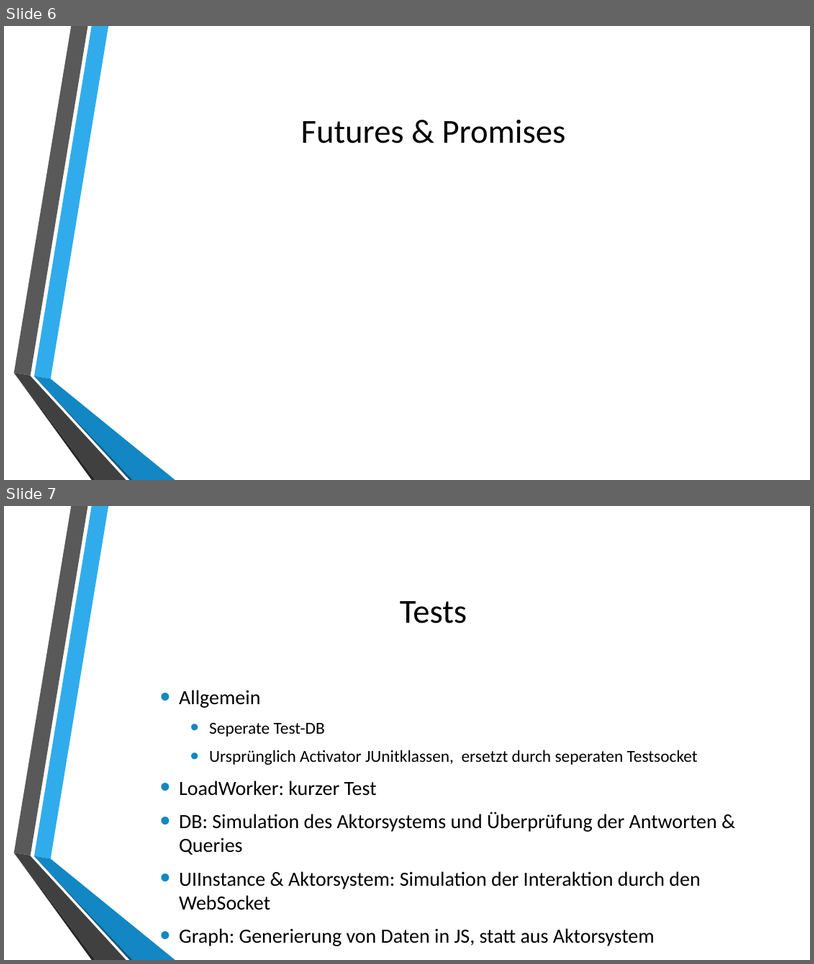
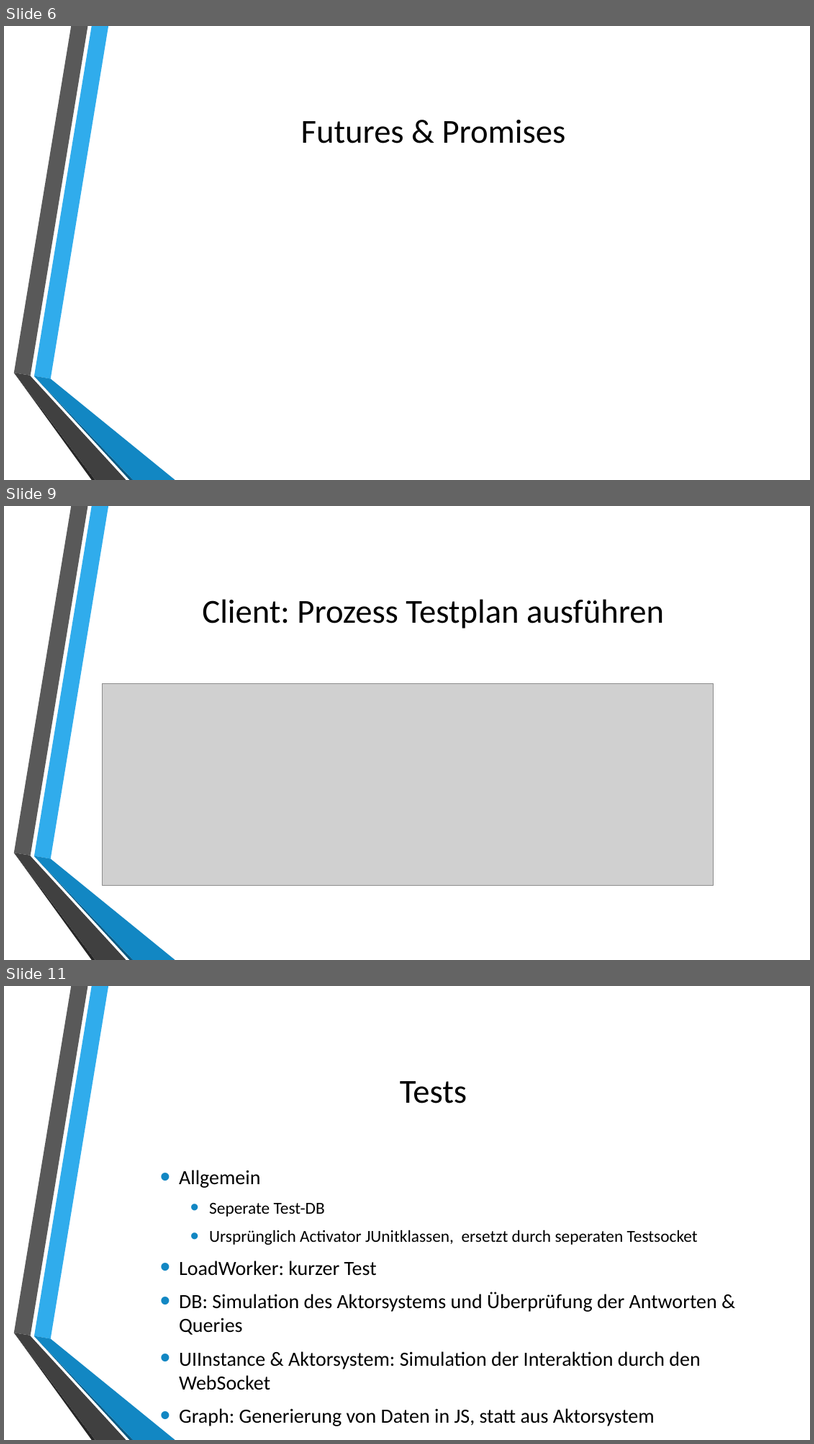
Before and after one commit to autarchprinceps/Reactive-Load-Generator, a slide deck: Dokumentation/Präsentation.pptx. Shown one above the other, each under a label of ours: slides 6 and 7 before the commit, slides 6, 9 and 11 after it; the slides between them are not shown. The pictures are 814x964 and 814x1444 pixels, drawn with LibreOffice and Linux fonts; fonts in the diff are those of the drawing; grey boxes stand for pictures; background and template pictures are left out. Boxes give left, top, right and bottom in pixels: in the first picture for what was removed or moved away, otherwise in the second. Text is boxed around its words. In the diff, an @@ line names an element or a change of style, - is before the commit and + after.

Commit message:
Slides UI & Client Prozess Diagramme

```diff
--- a/Dokumentation/Präsentation.pptx
+++ b/Dokumentation/Präsentation.pptx
@@ slide 9 added at (4, 506, 810, 960), background picture (left out); not listed: 6 template elements that a slide beside it also shows @@
@@ title added at (202, 599, 664, 628), 40 pt, text #000000 @@
+Client: Prozess Testplan ausführen
@@ picture added at (102, 683, 713, 885) @@
@@ what was slide 7 is now slide 11 @@
```
Also in this commit, not shown: 3 other slides added.
